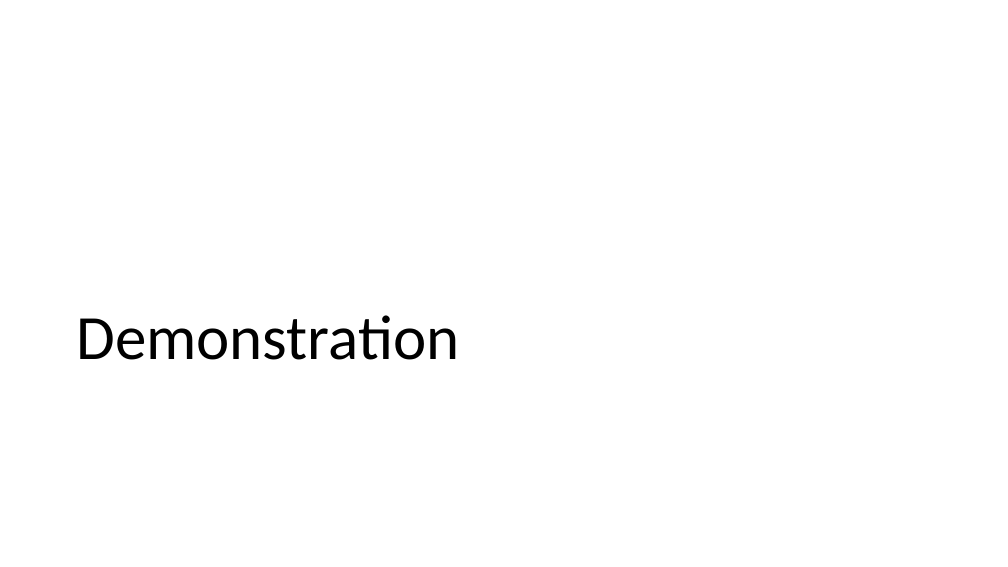
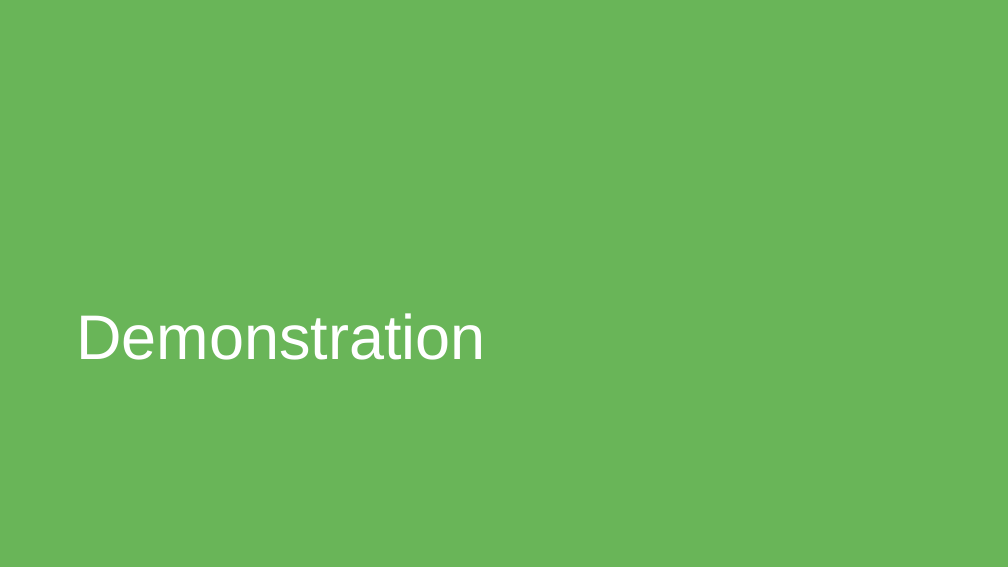
Before and after one commit to mmmarkyb/int-elligence, a slide deck: slide 15 of report/presentation.pptx (slide 13 before the commit). Drawn at 1008x567 pixels with LibreOffice and Linux fonts; fonts in the diff are those of the drawing. Boxes give left, top, right and bottom in pixels: in the first picture for what was removed or moved away, otherwise in the second. Text is boxed around its words. In the diff, an @@ line names an element or a change of style, - is before the commit and + after.

Commit message:
Report update
Done the first 9 pages excluding functionality, will continue on with
the design later :)

:horse:

```diff
--- a/report/presentation.pptx
+++ b/report/presentation.pptx
@@ background #FFFFFF to #69B558 @@
@@ title "Demonstration" at (x1=76, y1=313, x2=486, y2=360): font Calibri to Arial, text colour #000000 to #FFFFFF @@
```
Also in this commit, not shown: 3 other slides changed, 5 slides added, 3 slides removed.
